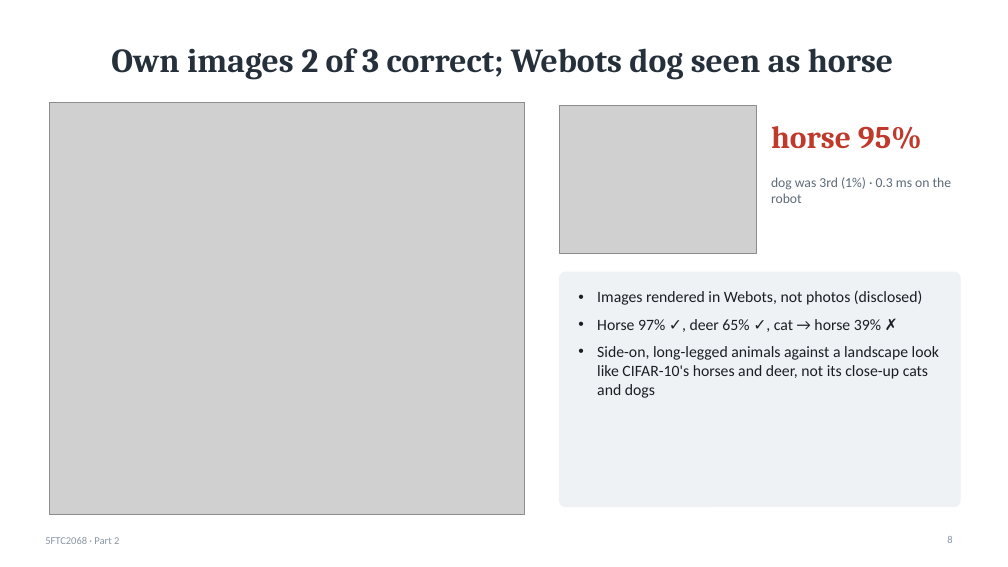
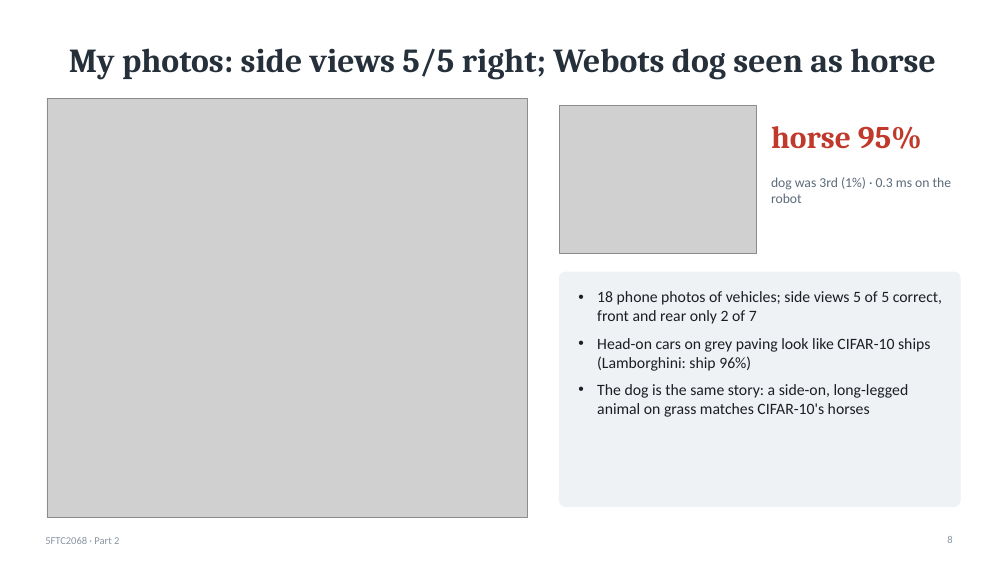
Before and after one commit to kris072008/webots-cnn-colour-detection, a slide deck: slide 8 of report/Krishna_Mahajan_106wucww_Part2_Presentation.pptx. Drawn at 1008x567 pixels with LibreOffice and Linux fonts; fonts in the diff are those of the drawing; grey boxes stand for pictures. Boxes give left, top, right and bottom in pixels: in the first picture for what was removed or moved away, otherwise in the second. Text is boxed around its words. In the diff, an @@ line names an element or a change of style, - is before the commit and + after.

Commit message:
Report and slides: own-photo results (Section 4.4, slide 8)

```diff
--- a/report/Krishna_Mahajan_106wucww_Part2_Presentation.pptx
+++ b/report/Krishna_Mahajan_106wucww_Part2_Presentation.pptx
@@ title at (69, 48, 935, 80): text changed @@
-Own images 2 of 3 correct; Webots dog seen as horse
+My photos: side views 5/5 right; Webots dog seen as horse
@@ picture: place and size @@
-picture at (50, 102, 526, 514)
+picture at (47, 98, 528, 518)
@@ text at (597, 291, 942, 417): text changed @@
-• Images rendered in Webots, not photos (disclosed)
-• Horse 97% ✓, deer 65% ✓, cat → horse 39% ✗
-• Side-on, long-legged animals against a landscape look like CIFAR-10's horses and deer, not its close-up cats and dogs
+• 18 phone photos of vehicles; side views 5 of 5 correct, front and rear only 2 of 7
+• Head-on cars on grey paving look like CIFAR-10 ships (Lamborghini: ship 96%)
+• The dog is the same story: a side-on, long-legged animal on grass matches CIFAR-10's horses
```
Also in this commit, not shown: 1 other slide changed, 3 other files.
